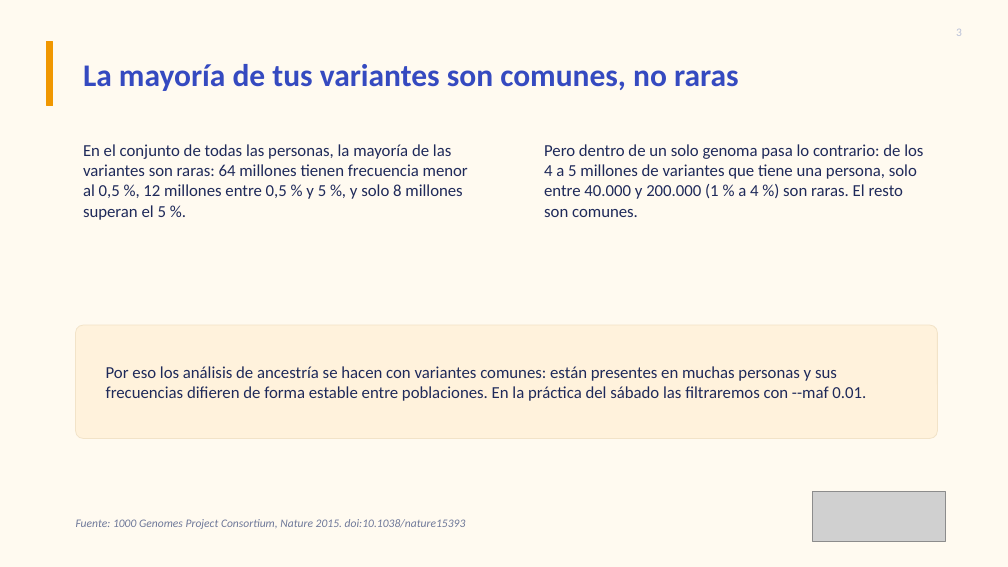
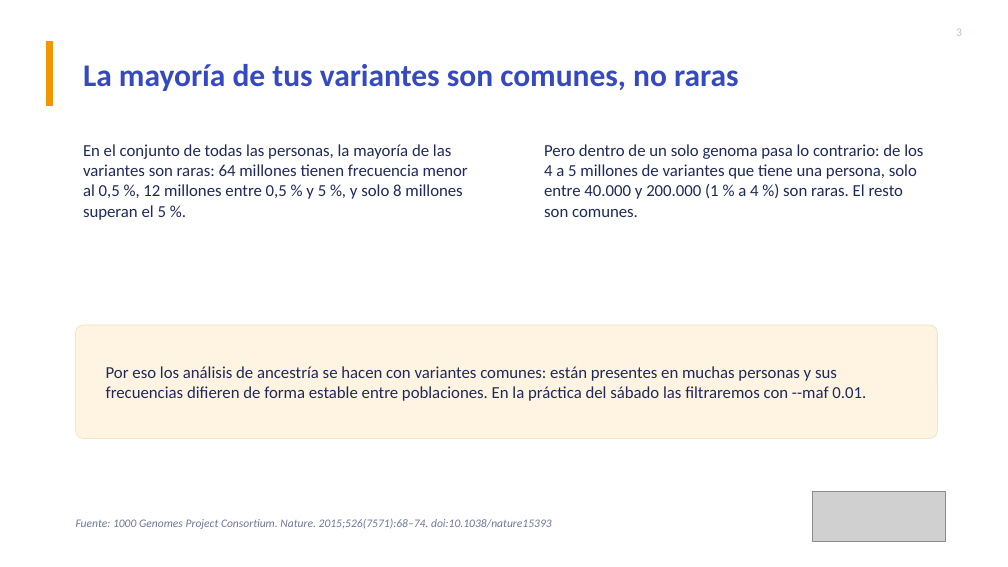
Before and after one commit to YTZ27/curso-ancestria, a slide deck: slide 3 of teoria/Modulo_1_Fundamentos.pptx. Drawn at 1008x567 pixels with LibreOffice and Linux fonts; fonts in the diff are those of the drawing; grey boxes stand for pictures. Boxes give left, top, right and bottom in pixels: in the first picture for what was removed or moved away, otherwise in the second. Text is boxed around its words. In the diff, an @@ line names an element or a change of style, - is before the commit and + after.

```diff
--- a/teoria/Modulo_1_Fundamentos.pptx
+++ b/teoria/Modulo_1_Fundamentos.pptx
@@ background #FFFAF0 to #FFFFFF @@
@@ rounded rectangle at (76, 325, 938, 439): fill #FFF2DC to #FFF4E2 @@
@@ text at (76, 519, 552, 529): text changed @@
-Fuente: 1000 Genomes Project Consortium, Nature 2015. doi:10.1038/nature15393
+Fuente: 1000 Genomes Project Consortium. Nature. 2015;526(7571):68–74. doi:10.1038/nature15393
```
Also in this commit, not shown: 10 other slides changed, 2 slides added, 3 other files.
